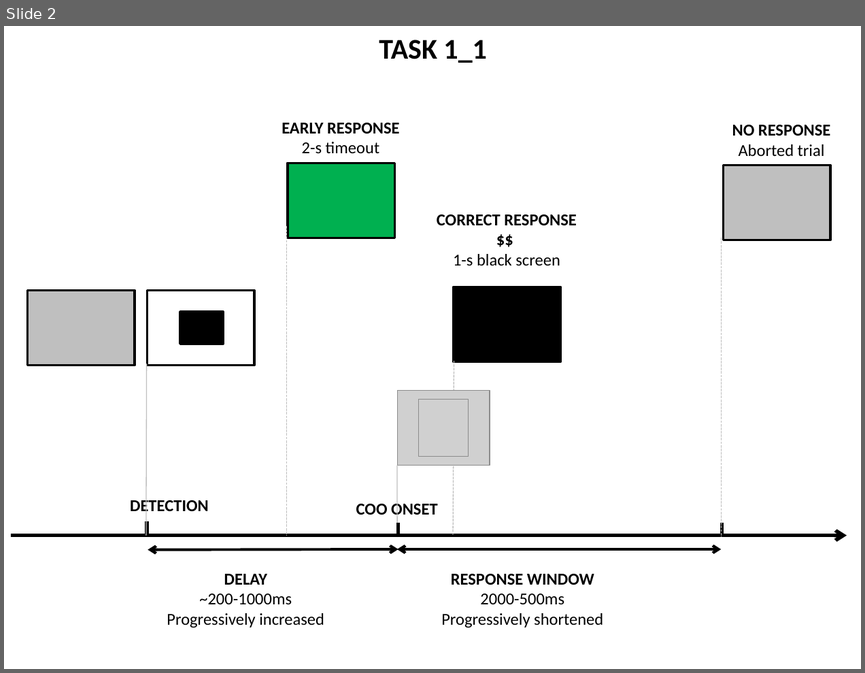
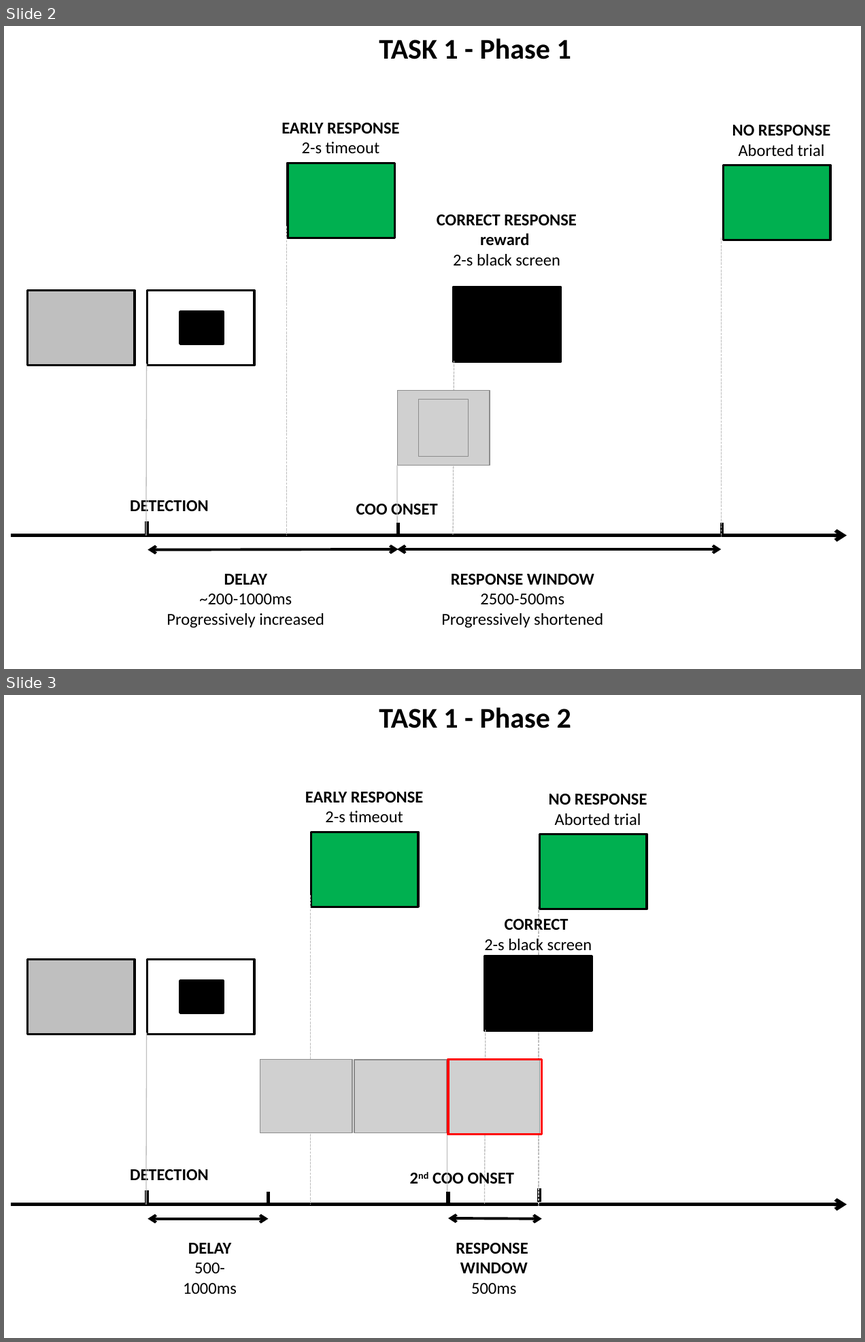
Before and after one commit to pascalbelin/OMM, a slide deck: OMM-Task1.pptx. Shown one above the other, each under a label of ours: slide 2 before the commit, slides 2 and 3 after it. The pictures are 865x673 and 865x1342 pixels, drawn with LibreOffice and Linux fonts; fonts in the diff are those of the drawing; grey boxes stand for pictures. Boxes give left, top, right and bottom in pixels: in the first picture for what was removed or moved away, otherwise in the second. Text is boxed around its words. In the diff, an @@ line names an element or a change of style, - is before the commit and + after.

```diff
--- a/OMM-Task1.pptx
+++ b/OMM-Task1.pptx
@@ slide 3 added at (4,695,861,1338), background #FFFFFF @@
@@ text added at (379,707,571,728), 24 pt, text #000000, bold @@
+TASK 1 - Phase 2
@@ text added at (305,792,424,822), 14 pt, text #000000, bold @@
+EARLY RESPONSE
+2-s timeout
@@ text added at (549,794,647,825), 14 pt, text #000000 @@
+NO RESPONSE
+Aborted trial
@@ rectangle added at (311,832,418,906), fill #00B050, outline #000000 2 pt @@
@@ rectangle added at (540,834,647,909), fill #00B050, outline #000000 2 pt @@
@@ line added from (310, 895) to (310, 1205), #BFBFBF 0.75 pt dashed @@
@@ text added at (484,916,592,954), 14 pt, text #000000 @@
+CORRECT
+2-s black screen
@@ line added from (538, 906) to (538, 1205), #BFBFBF 0.75 pt dashed @@
@@ rectangle added at (27,959,135,1034), fill #BFBFBF, outline #000000 2 pt @@
@@ rectangle added at (485,955,592,1030), fill #000000, outline #000000 2 pt @@
@@ group added at (130,959,254,1204): 2 lines, 2 rectangles, 1 text @@
+DETECTION
@@ line added from (485, 1030) to (485, 1203), #BFBFBF 0.75 pt dashed @@
@@ picture added at (260,1059,353,1133) @@
@@ picture added at (354,1059,447,1133) @@
@@ group added at (432,1059,541,1206): 2 lines, 1 text, 1 picture, 1 rectangle @@
+2nd COO ONSET
@@ arrow added from (11, 1204) to (847, 1204), #000000 3 pt @@
@@ line added from (268, 1191) to (268, 1203), #000000 3 pt @@
@@ line added from (540, 1187) to (540, 1202), #000000 3 pt @@
@@ double arrow added from (148, 1219) to (268, 1219), #000000 2.25 pt @@
@@ double arrow added from (448, 1218) to (542, 1219), #000000 2.25 pt @@
@@ text added at (183,1242,237,1293), 14 pt, text #000000 @@
+DELAY
+500-1000ms
@@ text added at (456,1242,528,1294), 14 pt, text #000000, bold @@
+RESPONSE
+WINDOW
+500ms
@@ slide 2 changed as well @@
@@ text at (379,38,571,59): text changed @@
-TASK 1_1
+TASK 1 - Phase 1
@@ rectangle at (723,165,830,240): fill #BFBFBF to #00B050 @@
@@ text at (453,233,560,266): text changed @@
-$$
-1-s black screen
+reward
+2-s black screen
@@ text at (480,593,564,604): text changed @@
-2000-500ms
+2500-500ms
```
Also in this commit, not shown: 1 other slide changed, 3 slides removed, 8 other files.
